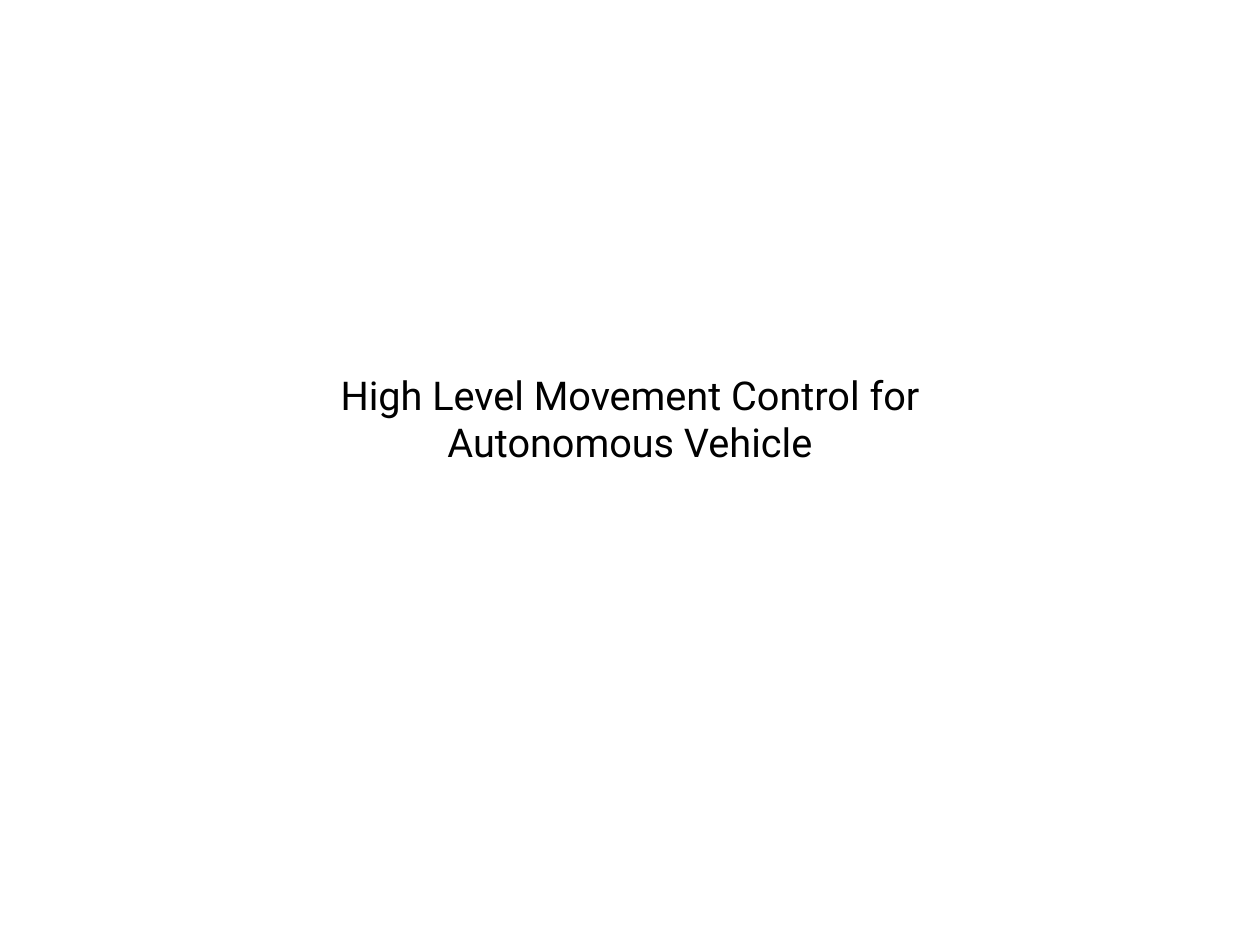
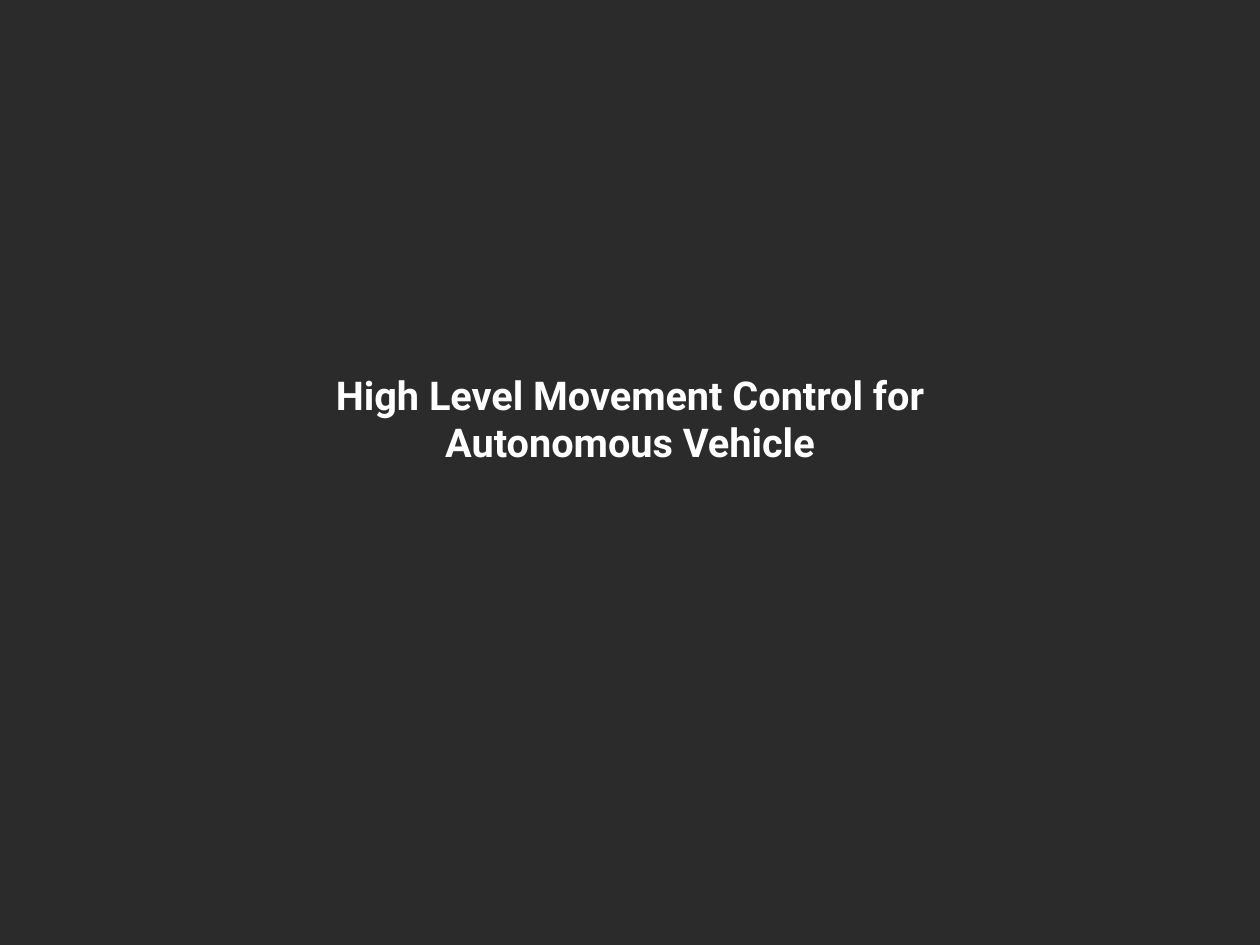
Before and after one commit to MrPerfekt/Car, a slide deck: slide 1 of doc/documents/Presentation/Presentation.odp. Drawn at 1260x945 pixels with LibreOffice and Linux fonts; fonts in the diff are those of the drawing; background and template pictures are left out; a plain dark background stands for a picture behind light text. Boxes give left, top, right and bottom in pixels: in the first picture for what was removed or moved away, otherwise in the second. Text is boxed around its words. In the diff, an @@ line names an element or a change of style, - is before the commit and + after.

Commit message:
Add Presentation

```diff
--- a/doc/documents/Presentation/Presentation.odp
+++ b/doc/documents/Presentation/Presentation.odp
@@ background #FFFFFF to picture (left out) @@
@@ title "High Level Movement Control for ..." at (x1=336, y1=380, x2=924, y2=458): text colour #000000 to #FFFFFF, bold on @@
```
Also in this commit, not shown: 20 slides added, 2 other files.
